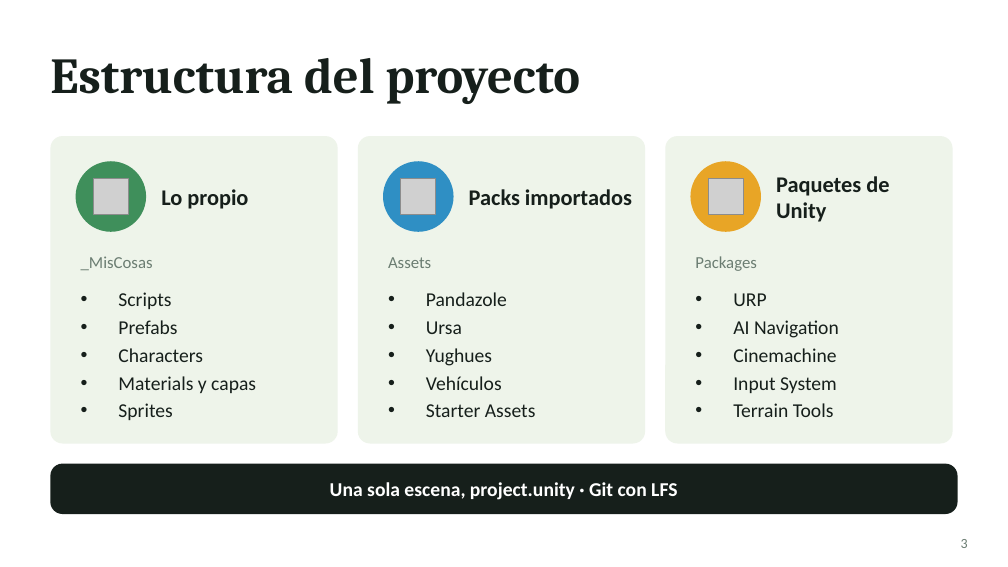
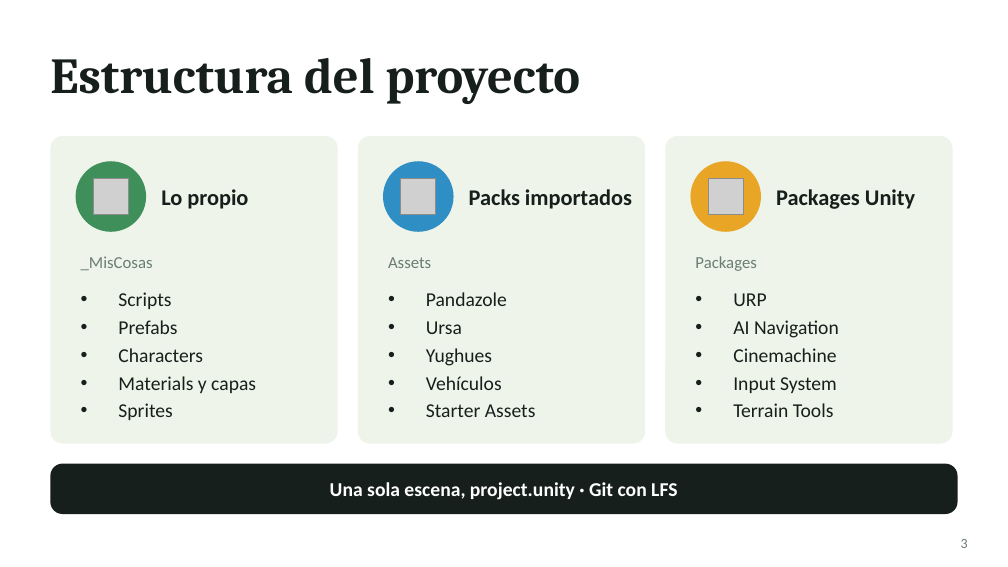
Before and after one commit to JorgeCarrascoF/SmartFarm, a slide deck: slide 3 of docs/Smart Farm - Presentación.pptx. Drawn at 1008x567 pixels with LibreOffice and Linux fonts; fonts in the diff are those of the drawing; grey boxes stand for pictures. Boxes give left, top, right and bottom in pixels: in the first picture for what was removed or moved away, otherwise in the second. Text is boxed around its words. In the diff, an @@ line names an element or a change of style, - is before the commit and + after.

```diff
--- a/docs/Smart Farm - Presentación.pptx
+++ b/docs/Smart Farm - Presentación.pptx
@@ text at [776,189,915,209]: text changed @@
-Paquetes de Unity
+Packages Unity
```
Also in this commit, not shown: 9 other slides changed, 3 other files.
